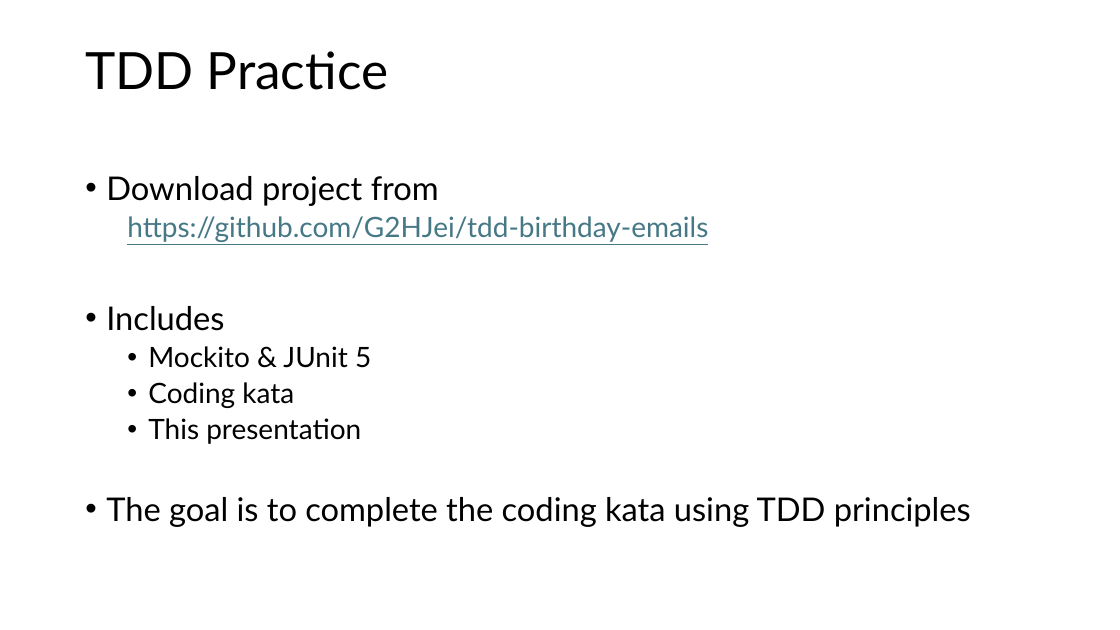
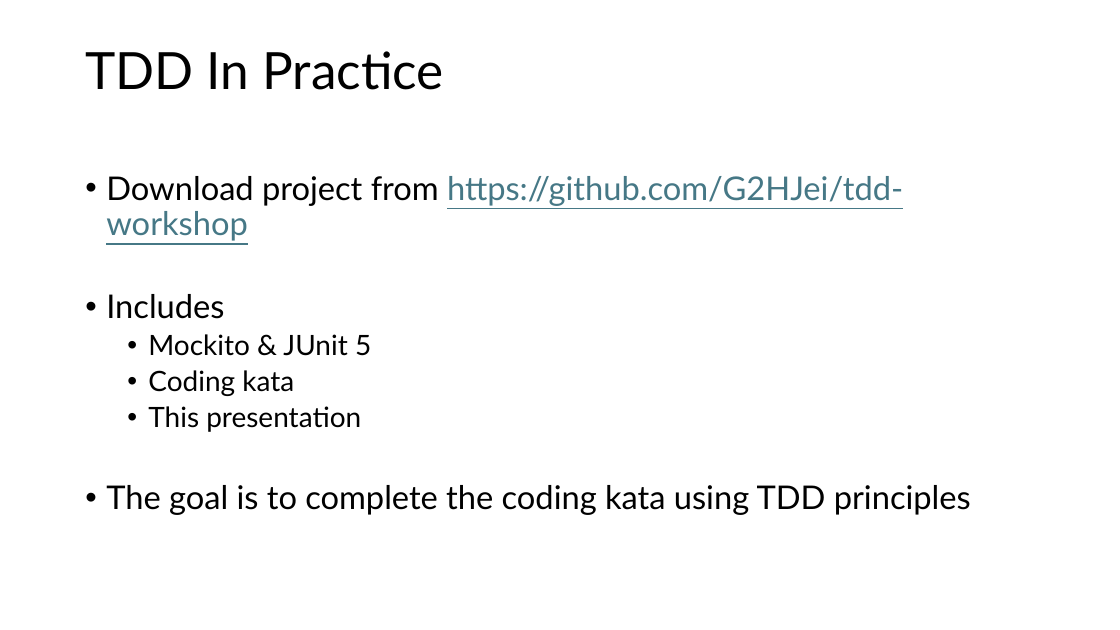
Before and after one commit to G2HJei/tdd-birthday-emails, a slide deck: slide 12 of Test-Driven Development.pptx (slide 3 before the commit). Drawn at 1120x630 pixels with LibreOffice and Linux fonts; fonts in the diff are those of the drawing. Boxes give left, top, right and bottom in pixels: in the first picture for what was removed or moved away, otherwise in the second. Text is boxed around its words. In the diff, an @@ line names an element or a change of style, - is before the commit and + after.

```diff
--- a/Test-Driven Development.pptx
+++ b/Test-Driven Development.pptx
@@ text at [85,51,444,90]: text changed @@
-TDD Practice
+TDD In Practice
@@ text at [106,176,903,241]: text changed; size 24 to 28 pt @@
-• Download project from
-  https://github.com/G2HJei/tdd-birthday-emails
+• Download project from https://github.com/G2HJei/tdd-workshop
```
Also in this commit, not shown: 4 other slides changed, 10 slides added, 3 other files.
